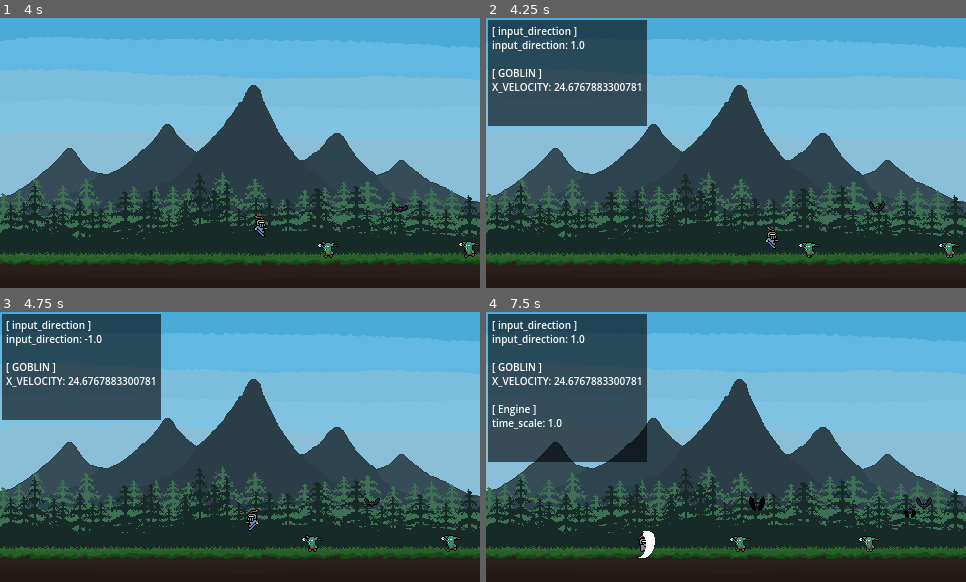
Above: before the commit, frames 1-4 (two rows, left to right).
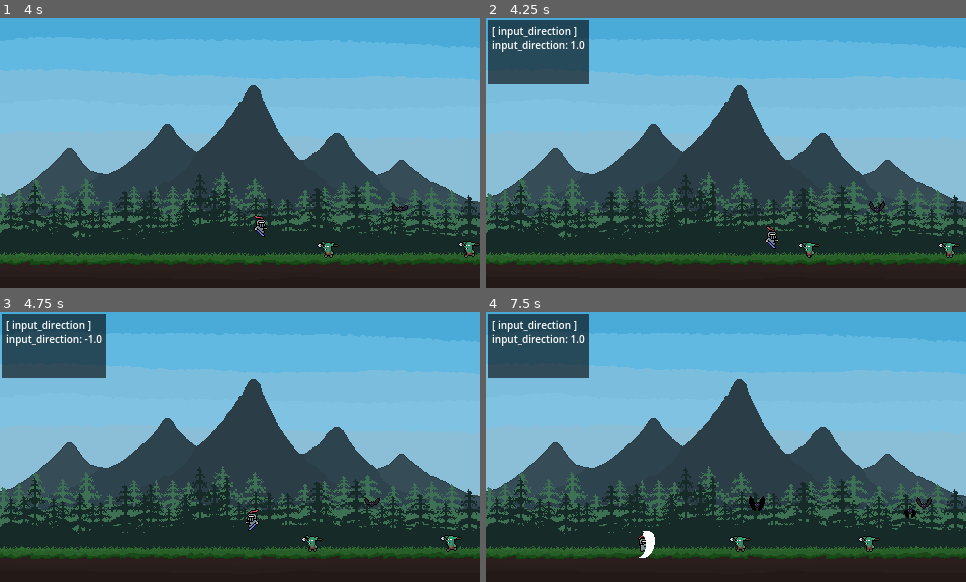
Above: after the commit, the same moments.

Repository: RadoslawG123/WavesOfMonsters
Game: Godot game, scene res://Scenes/main.tscn
Two runs of this game, one before a commit and one after it. Both use one fixed random seed, a clock stepped at 60 frames per second and the inputs below.
Inputs:
- Up to frame 1 (4 s): hold D (Right) 0.53-2.03 s; tap Space (Attack) every 0.75 s from 0.6 to 3.6 s; tap W (Jump) at 0.77, 1.52, 3.02, 3.77 s; hold A (Left) 2.03-2.78 s; hold D (Right) from 2.78 s (still down)
- Up to frame 2 (4.25 s): keep holding D (Right); tap / (DebugOverlay) at 4.15 s
- Up to frame 3 (4.75 s): release D (Right) at 4.28 s; hold A (Left) from 4.28 s (still down); tap Space (Attack) at 4.35 s; tap W (Jump) at 4.52 s
- Up to frame 4 (7.5 s): release A (Left) at 5.03 s; hold D (Right) 5.03-5.78 s; tap Space (Attack) every 0.75 s from 5.1 to 7.35 s; hold A (Left) 5.78-7.28 s; tap W (Jump) at 6.02, 6.77 s; hold D (Right) from 7.28 s (still down)

Frame 1 is identical in both runs. In frame 2, 8.2% of the frame differs, in the area x 0-34%, y 0-40%; in frame 3, 8.1%; in frame 4, 13%, in the area x 0-34%, y 0-56%.

Commit message:
Knockback changes: change numbers in knockback formula and replace push_timer by tween_finish signal function. When enemy is in knockback they can't hurt the player.

Diff:
--- a/Scenes/Enemies/Bat.tscn
+++ b/Scenes/Enemies/Bat.tscn
@@ -165,9 +165,10 @@
 [node name="HealthComponent" parent="." unique_id=2035992246 instance=ExtResource("2_u58sa")]
 health_amount = 2
 
-[node name="Hurtbox" parent="." unique_id=1952516124 node_paths=PackedStringArray("sprite") instance=ExtResource("3_4bhup")]
+[node name="Hurtbox" parent="." unique_id=1952516124 node_paths=PackedStringArray("sprite", "enemy_body") instance=ExtResource("3_4bhup")]
 collision_mask = 40
 sprite = NodePath("../AnimatedSprite2D")
+enemy_body = NodePath("..")
 
 [node name="CollisionShape2D" type="CollisionShape2D" parent="Hurtbox" unique_id=1791558893]
 shape = SubResource("RectangleShape2D_r1vj8")
--- a/Scenes/Enemies/SpearGoblin.tscn
+++ b/Scenes/Enemies/SpearGoblin.tscn
@@ -439,9 +439,10 @@
 script = ExtResource("2_qn1ai")
 health_amount = 3
 
-[node name="Hurtbox" parent="." unique_id=1952516124 node_paths=PackedStringArray("sprite") instance=ExtResource("4_f3wi3")]
+[node name="Hurtbox" parent="." unique_id=1952516124 node_paths=PackedStringArray("sprite", "enemy_body") instance=ExtResource("4_f3wi3")]
 collision_mask = 40
 sprite = NodePath("../Animation")
+enemy_body = NodePath("..")
 
 [node name="CollisionShape2D" type="CollisionShape2D" parent="Hurtbox" unique_id=597846441]
 visible = false
--- a/Scenes/Universal/hurtbox.tscn
+++ b/Scenes/Universal/hurtbox.tscn
@@ -10,13 +10,8 @@
 [node name="HurtboxCollider" type="CollisionShape2D" parent="." unique_id=1161186668]
 position = Vector2(0.5, 0)
 
-[node name="PushTimer" type="Timer" parent="." unique_id=1766630626]
-wait_time = 0.5
-ignore_time_scale = true
-
 [node name="HitStopTimer" type="Timer" parent="." unique_id=545975087]
 wait_time = 0.06
 ignore_time_scale = true
 
-[connection signal="timeout" from="PushTimer" to="." method="_on_push_timer_timeout"]
 [connection signal="timeout" from="HitStopTimer" to="." method="_on_hit_stop_timer_timeout"]
--- a/Scenes/main.tscn
+++ b/Scenes/main.tscn
@@ -139,9 +139,10 @@
 [node name="SpearGoblin" parent="." unique_id=431472173 instance=ExtResource("4_jjvhh")]
 position = Vector2(316, -30)
 
+[node name="AudioStreamPlayer2D" type="AudioStreamPlayer2D" parent="." unique_id=1195678830]
+stream = ExtResource("7_6bp64")
+autoplay = true
+parameters/looping = true
+
 [node name="MonsterGenerator" parent="." unique_id=1461595443 instance=ExtResource("6_21xkr")]
 position = Vector2(394, -13)
-
-[node name="AudioStreamPlayer2D" type="AudioStreamPlayer2D" parent="." unique_id=1195678830]
-stream = ExtResource("7_6bp64")
-parameters/looping = true
--- a/Scripts/Enemies/spear_goblin.gd
+++ b/Scripts/Enemies/spear_goblin.gd
@@ -31,7 +31,6 @@
 
 ## _Physics_process: Called every frame. 'delta' is the elapsed time since the previous frame.
 func _physics_process(_delta: float) -> void:
-	DebugOverlay.add_stat("GOBLIN", "X_VELOCITY", X_VELOCITY)
 	if not is_on_floor():
 		velocity.y += GRAVITY
 
--- a/Scripts/Universal/Hurtbox.gd
+++ b/Scripts/Universal/Hurtbox.gd
@@ -1,4 +1,4 @@
-extends Node
+extends Area2D
 class_name Hurtbox
 
 
@@ -6,13 +6,13 @@
 
 ## Onready variables
 @onready var health_component: HealthComponent = $"../HealthComponent"
-@onready var push_timer: Timer = $PushTimer
 @onready var hit_stop_timer: Timer = $HitStopTimer
 
 ## Export variables
 @export var is_player := false
 @export var sprite: Node2D
-@export var push_force := 100.0
+@export var enemy_body: CharacterBody2D
+@export var push_force := 130.0
 
 ## push_back() variables
 var X_VELOCITY_shelf: float
@@ -58,7 +58,8 @@
 		# Reset knocbkack_tween by killing it, reset push_timer by stopping it
 		if knockback_tween != null:
 			knockback_tween.kill()
-			push_timer.stop()
+
+		enemy_body.set_collision_layer_value(2, false)
 
 		# Craete tween for smooth variable changing
 		knockback_tween = create_tween()
@@ -66,9 +67,12 @@
 		# Knockback move formula (including player velocity while hitting)
 		owner.X_VELOCITY = push_force * float(player.sword_cut_line_1.scale.x) * (abs(player.velocity.x*0.01)+1)
 
+		knockback_tween.set_trans(Tween.TRANS_QUAD)
+		knockback_tween.set_ease(Tween.EASE_OUT)
+
 		# Smooth slowing down while knockback
-		knockback_tween.tween_property(owner, "X_VELOCITY", 0, push_timer.wait_time)
-		push_timer.start()
+		knockback_tween.tween_property(owner, "X_VELOCITY", 0.0, 0.5)
+		knockback_tween.finished.connect(_on_knockback_ended)
 
 ## Test function from gemini
 func flash_white():
@@ -85,12 +89,13 @@
 		# tween_property (obiekt, "co zmieniamy", wartość_docelowa, czas_w_sekundach)
 		tween.tween_property(sprite.material, "shader_parameter/flash_modifier", 0.0, 0.5)
 
-## Signal function: When push_timer reaches the end give back normal velocity to object
-func _on_push_timer_timeout() -> void:
+## Signal function: When knockabck ends give back normal velocity to object
+func _on_knockback_ended():
 	owner.X_VELOCITY = X_VELOCITY_shelf
+	enemy_body.set_collision_layer_value(2, true)
 
+## Signal function: When HitStopTimer ends turn on normal time_scale and reset camera offset
 func _on_hit_stop_timer_timeout() -> void:
-	DebugOverlay.add_stat("Engine", "time_scale", Engine.time_scale)
 	Engine.time_scale = 1.0
 	camera.offset = Vector2(0.0,0.0)
 
